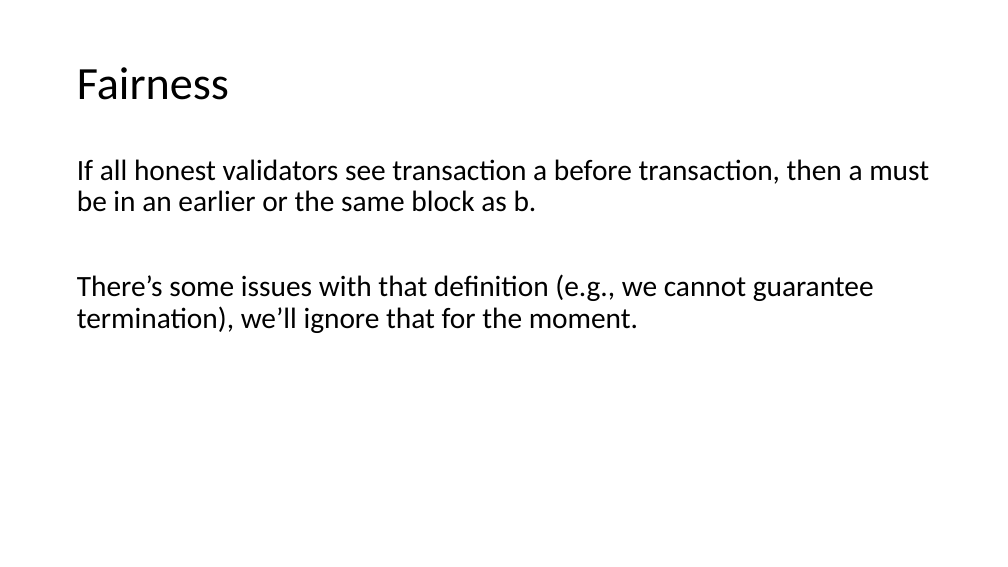
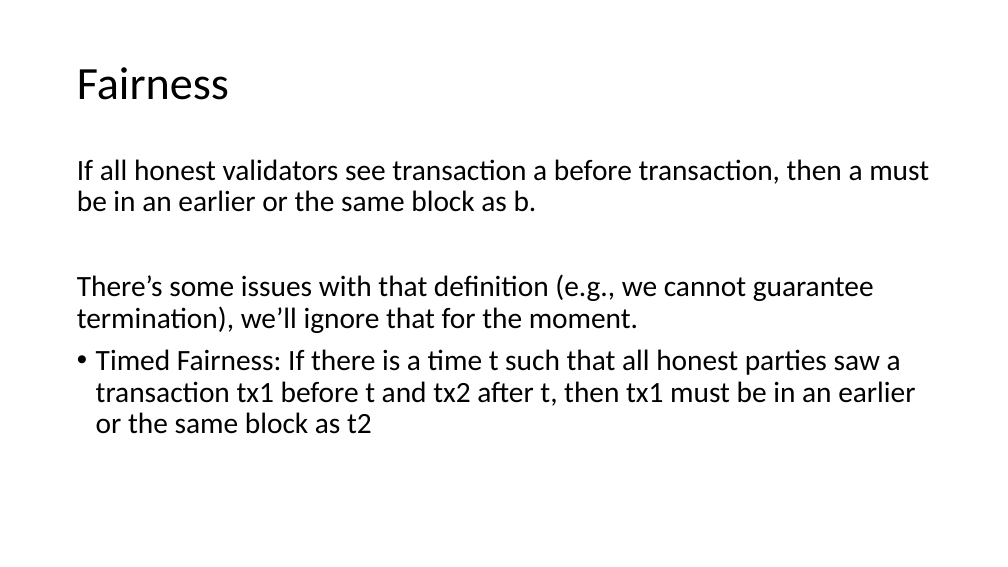
Before and after one commit to vegaprotocol/wendy, a slide deck: slide 2 of Wendy.pptx. Drawn at 1008x567 pixels with LibreOffice and Linux fonts; fonts in the diff are those of the drawing. Boxes give left, top, right and bottom in pixels: in the first picture for what was removed or moved away, otherwise in the second. Text is boxed around its words. In the diff, an @@ line names an element or a change of style, - is before the commit and + after.

Commit message:
Fairness Switching done

```diff
--- a/Wendy.pptx
+++ b/Wendy.pptx
@@ text at box(96, 349, 915, 434): paragraph added @@
+• Timed Fairness: If there is a time t such that all honest parties saw a transaction tx1 before t and tx2 after t, then tx1 must be in an earlier or the same block as t2
```
Also in this commit, not shown: 3 slides added, 1 other file.
